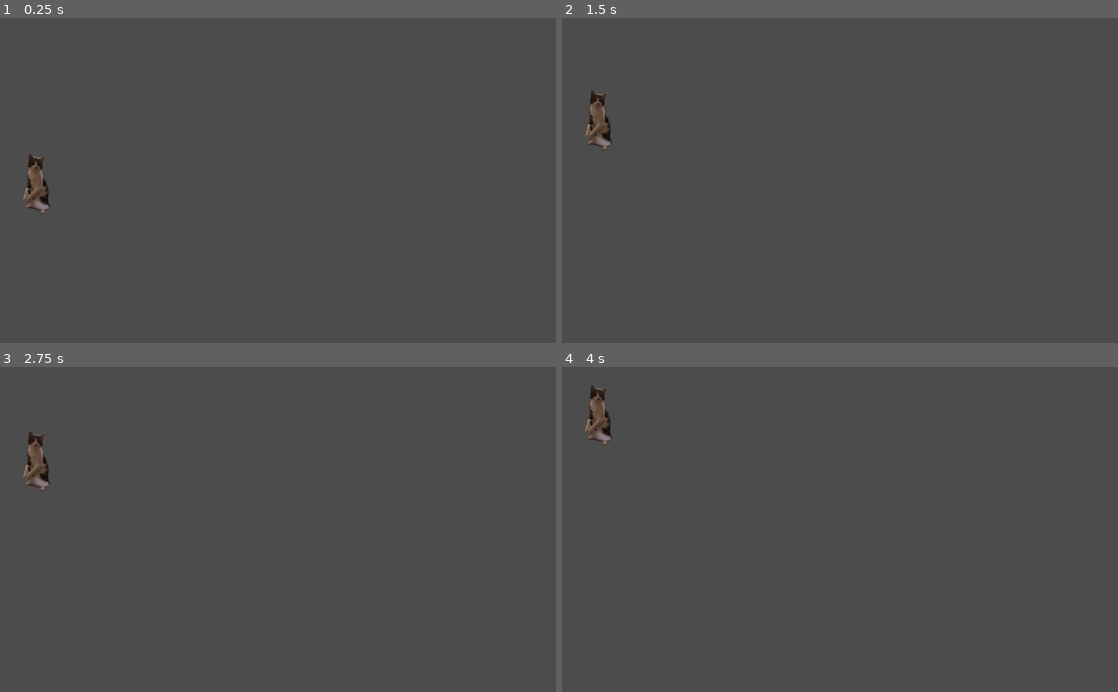
Above: before the commit, frames 1-4 (two rows, left to right).
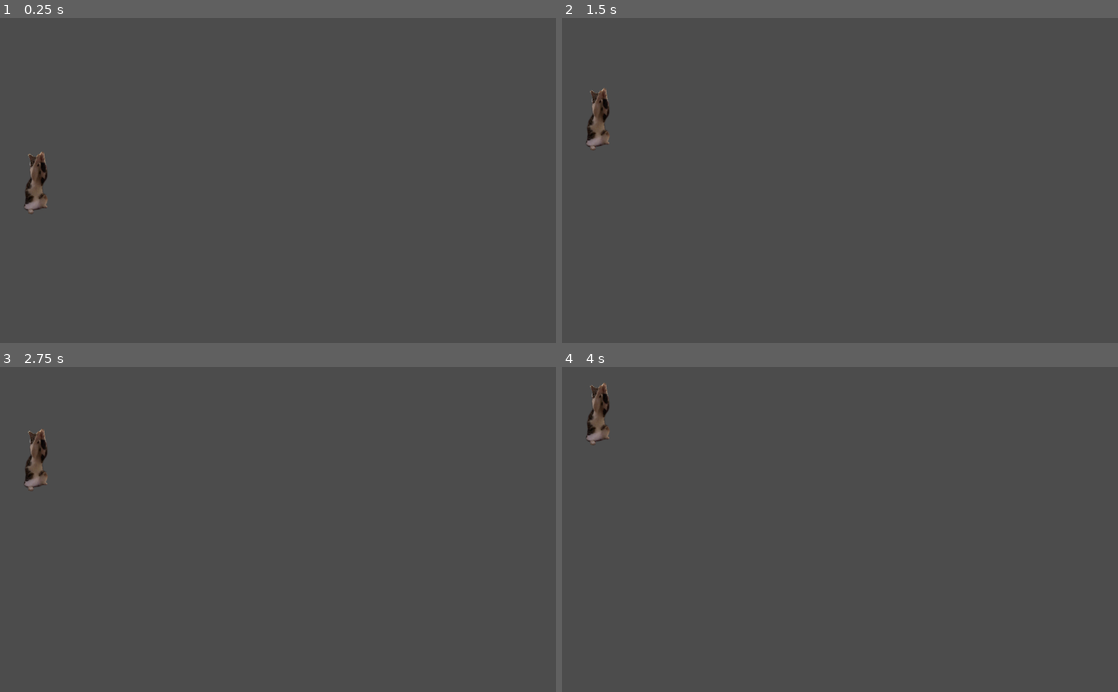
Above: after the commit, the same moments.

Repository: surgura/Gus
Game: Godot game, scene res://world.tscn
Same seed, same stepped clock (60 frames per second), same inputs: the game is played once before the commit and once after it.
Inputs:
- Up to frame 1 (0.25 s): no input
- Up to frame 2 (1.5 s): hold W (up) 0.53-1.28 s; tap Space (hit) at 0.6, 1.35 s; hold S (down) from 1.28 s (still down)
- Up to frame 3 (2.75 s): release S (down) at 2.03 s; hold W (up) from 2.03 s (still down); tap Space (hit) at 2.1 s
- Up to frame 4 (4 s): tap Space (hit) at 2.85, 3.6 s; release W (up) at 3.53 s; hold S (down) from 3.53 s (still down)

The runs differ from the first frame. In frame 1, 0.4% of the frame differs, in the area x 4-9%, y 41-61%; in frame 2, 0.4%; in frame 3, 0.4%; in frame 4, 0.4%.

Commit message:
gus is mirror gus

Diff:
--- a/godot/gus.tscn
+++ b/godot/gus.tscn
@@ -33,9 +33,9 @@
 position = Vector2( -0.197952, -2.61567 )
 scale = Vector2( 0.1, 0.1 )
 frames = SubResource( 2 )
-frame = 1
 playing = true
-offset = Vector2( 120, 100 )
+offset = Vector2( -100, 100 )
+flip_h = true
 
 [node name="Area2D" type="Area2D" parent="."]
 script = ExtResource( 4 )
